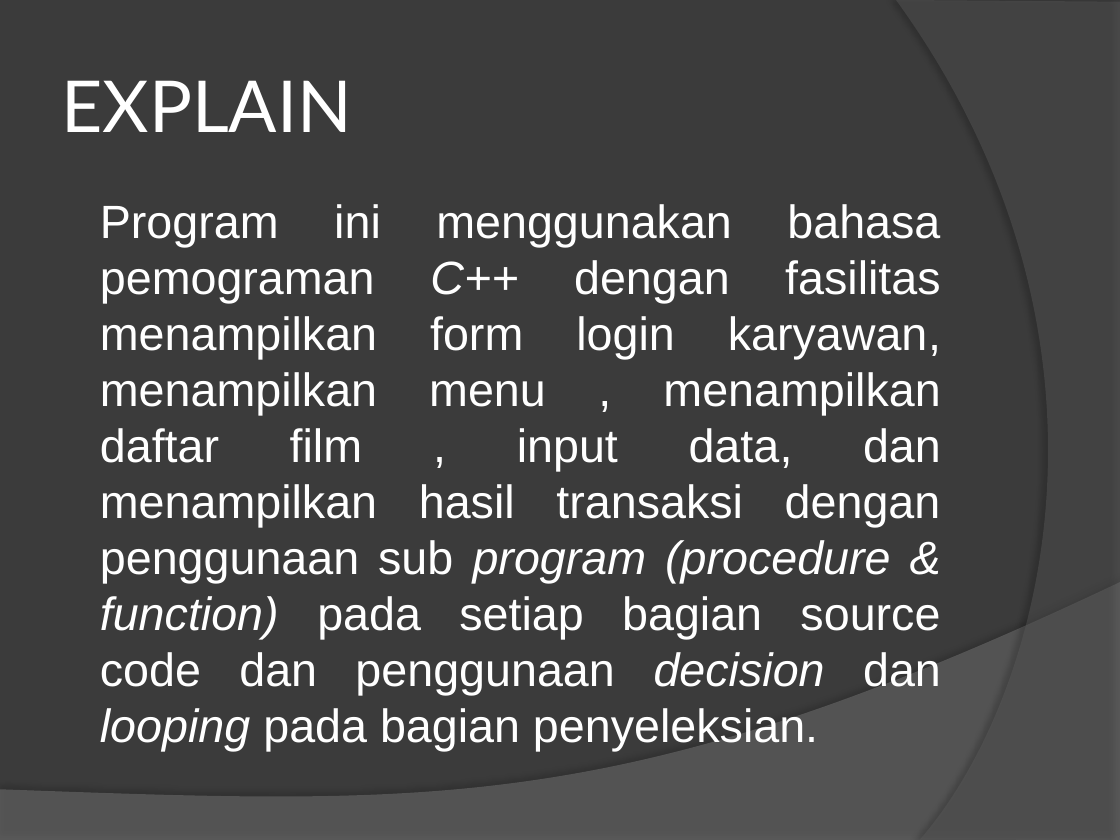
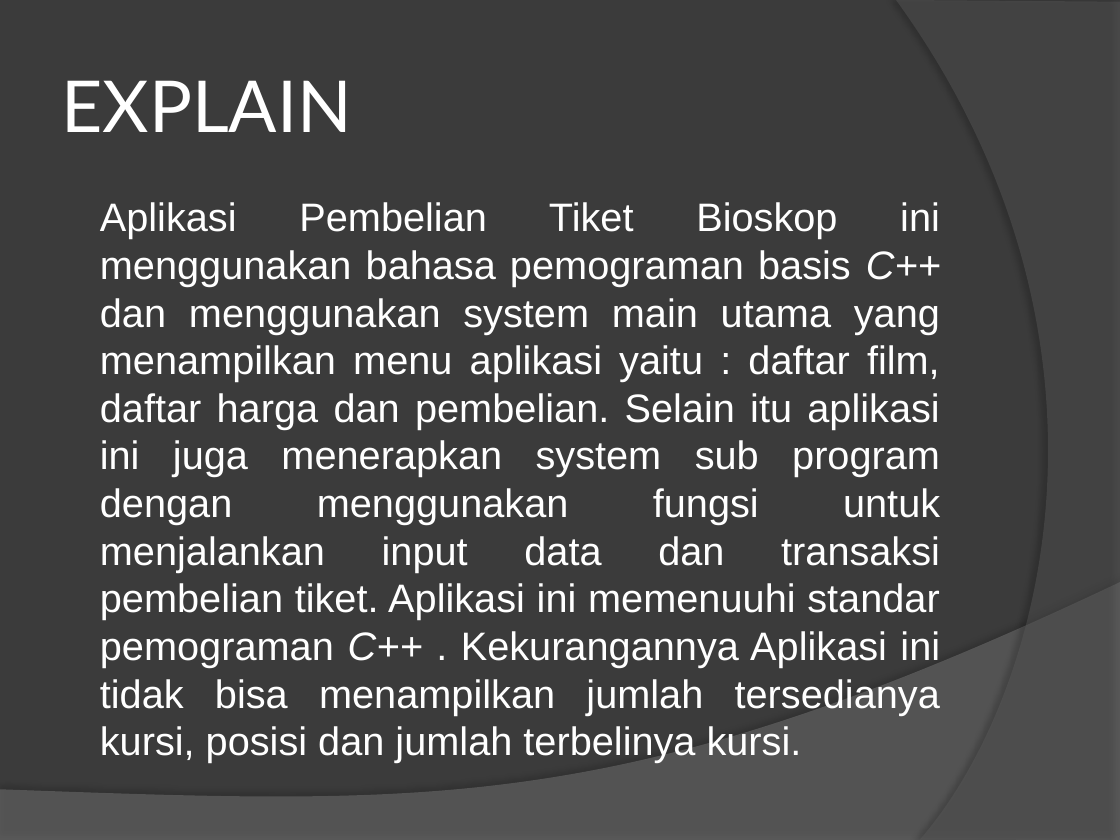
Before and after one commit to AxxrLxxxxi/Amar-Luthfi, a slide deck: slide 6 of APLIKASI PEMBELIAN TIKET.pptx. Drawn at 1120x840 pixels with LibreOffice and Linux fonts; fonts in the diff are those of the drawing. Boxes give left, top, right and bottom in pixels: in the first picture for what was removed or moved away, otherwise in the second. Text is boxed around its words. In the diff, an @@ line names an element or a change of style, - is before the commit and + after.

```diff
--- a/APLIKASI PEMBELIAN TIKET.pptx
+++ b/APLIKASI PEMBELIAN TIKET.pptx
@@ text at box(100, 202, 941, 763): text changed; size 30 to 25.5 pt @@
-Program ini menggunakan bahasa pemograman C++ dengan fasilitas menampilkan form login karyawan, menampilkan menu , menampilkan daftar film , input data, dan menampilkan hasil transaksi dengan penggunaan sub program (procedure & function) pada setiap bagian source code dan penggunaan decision dan looping pada bagian penyeleksian.
+Aplikasi Pembelian Tiket Bioskop ini menggunakan bahasa pemograman basis C++ dan menggunakan system main utama yang menampilkan menu aplikasi yaitu : daftar film, daftar harga dan pembelian. Selain itu aplikasi ini juga menerapkan system sub program dengan menggunakan fungsi untuk menjalankan input data dan transaksi pembelian tiket. Aplikasi ini memenuuhi standar pemograman C++ . Kekurangannya Aplikasi ini tidak bisa menampilkan jumlah tersedianya kursi, posisi dan jumlah terbelinya kursi.
```
Also in this commit, not shown: 1 other file.
